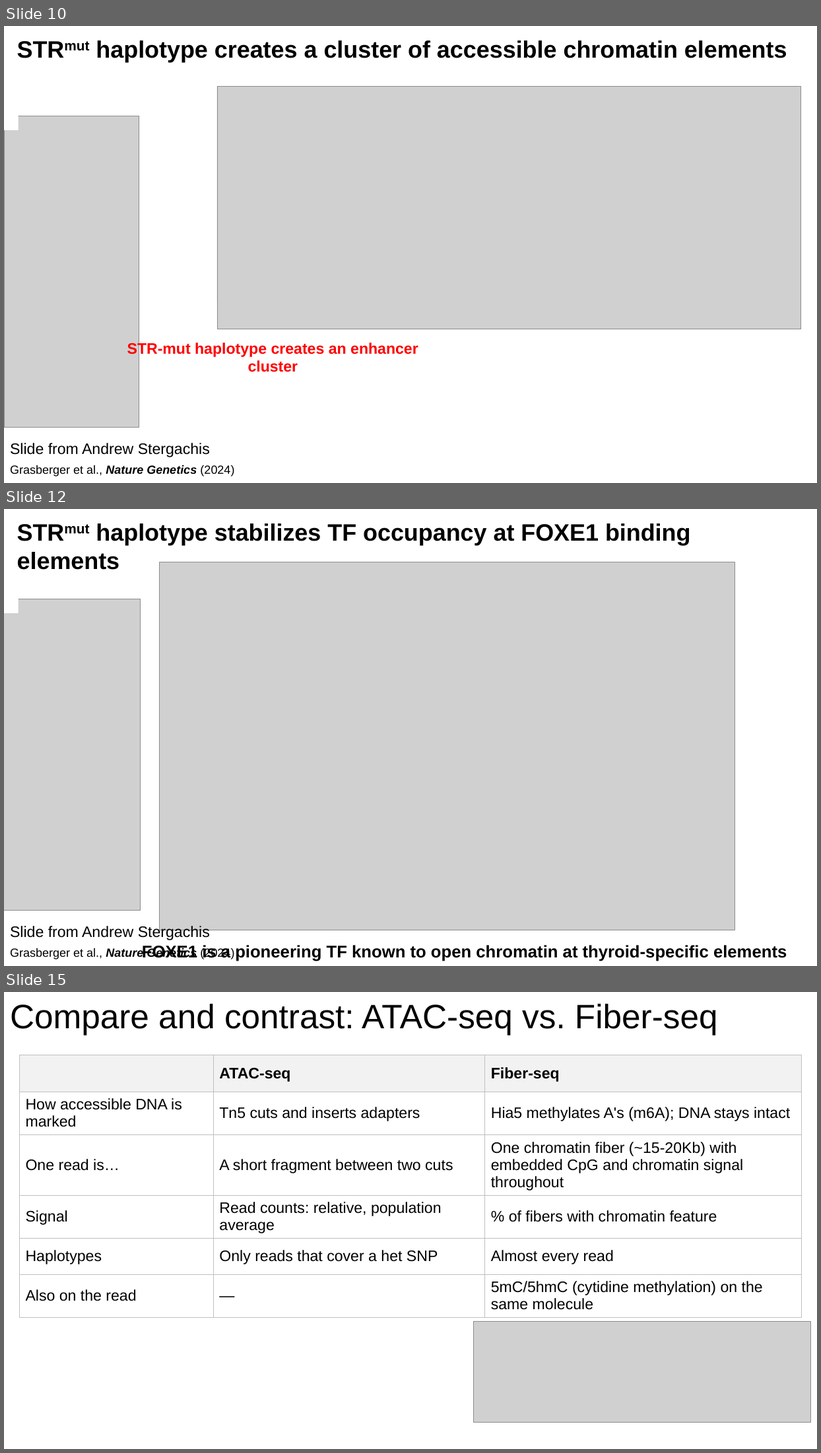
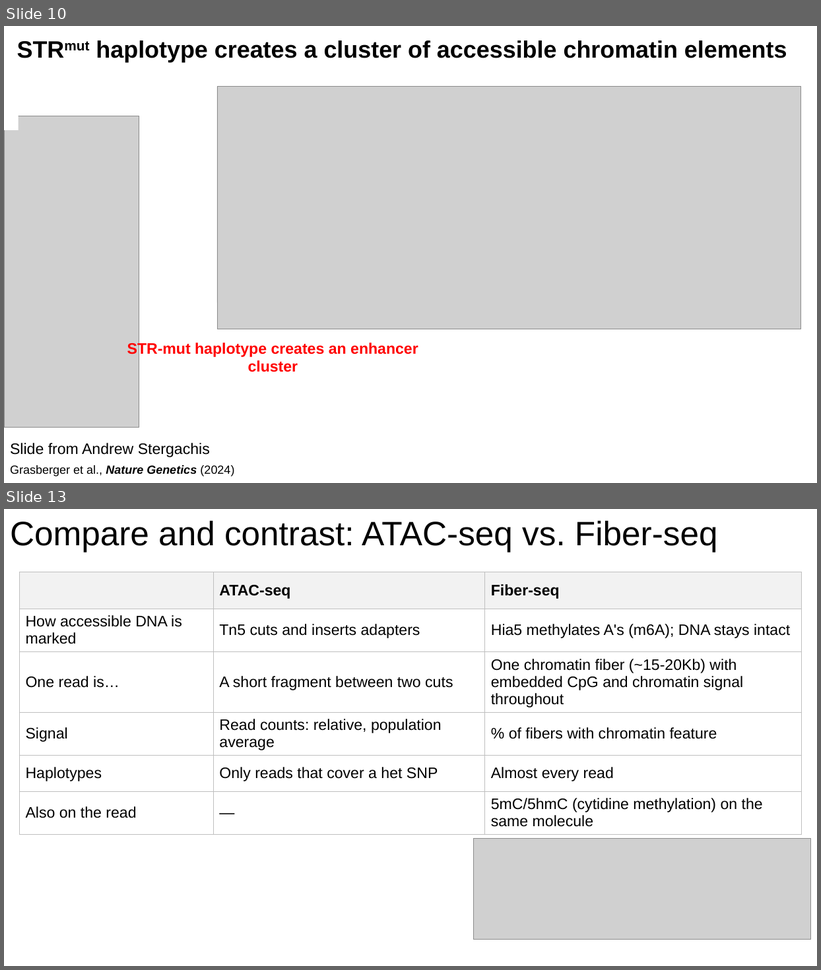
Before and after one commit to christylaflamme/fiber-seq-workshop, a slide deck: slides/LaFlamme_fiber-seq_CSHL_workshop_slide_deck.pptx. Shown one above the other, each under a label of ours: slides 10, 12 and 15 before the commit, slides 10 and 13 after it; the slides between them are not shown. The pictures are 821x1453 and 821x970 pixels, drawn with LibreOffice and Linux fonts; fonts in the diff are those of the drawing; grey boxes stand for pictures. Boxes give left, top, right and bottom in pixels: in the first picture for what was removed or moved away, otherwise in the second. Text is boxed around its words. In the diff, an @@ line names an element or a change of style, - is before the commit and + after.

```diff
--- a/slides/LaFlamme_fiber-seq_CSHL_workshop_slide_deck.pptx
+++ b/slides/LaFlamme_fiber-seq_CSHL_workshop_slide_deck.pptx
@@ slide 12 removed at [4, 509, 817, 966], background #FFFFFF @@
@@ text removed at [17, 524, 690, 570] @@
-STRmut haplotype stabilizes TF occupancy at FOXE1 binding elements
@@ picture removed at [159, 562, 735, 931] @@
@@ picture removed at [4, 599, 141, 910] @@
@@ rectangle removed at [4, 599, 18, 613] @@
@@ text removed at [10, 925, 210, 941] @@
-Slide from Andrew Stergachis
@@ text removed at [10, 948, 234, 960] @@
-Grasberger et al., Nature Genetics (2024)
@@ text removed at [142, 945, 787, 962] @@
-FOXE1 is a pioneering TF known to open chromatin at thyroid-specific elements
@@ what was slide 15 is now slide 13 @@
```
Also in this commit, not shown: 2 slides changed, 1 other slide removed, 1 other file.
